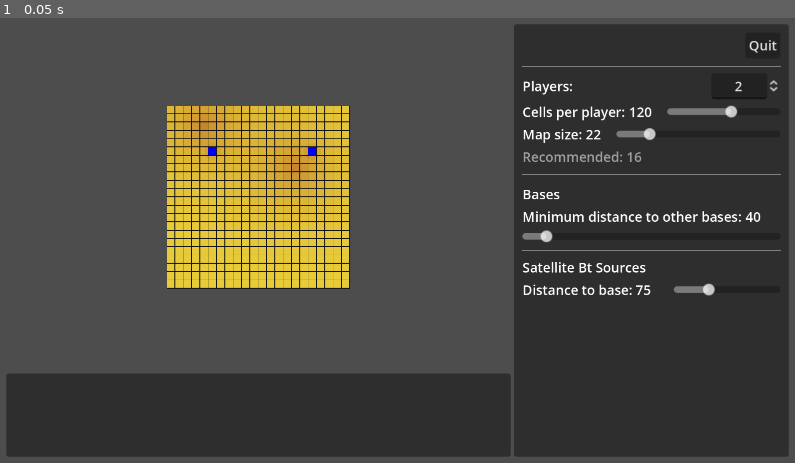
Above: before the commit, frame 1.
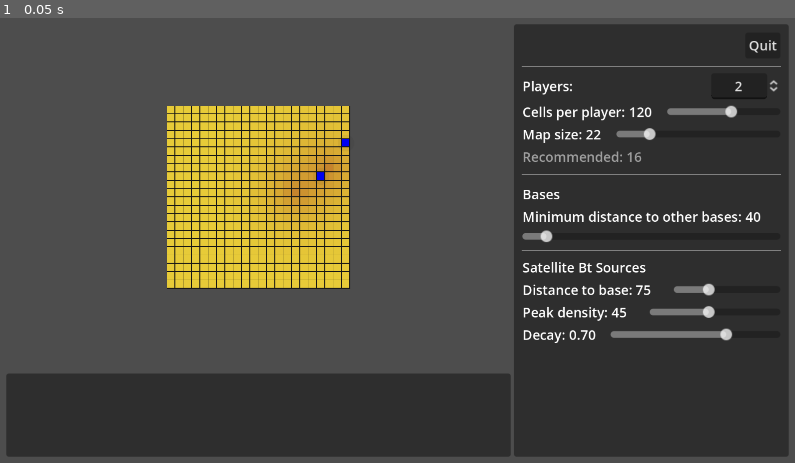
Above: after the commit, the same moment.

Repository: wadcom/kisarra-mapgen
Game: Godot game, scene res://main.tscn
The game is run twice, just before and just after one commit, with the same random seed, the same clock (stepped at 60 frames per second) and the same inputs.
Inputs:
- Up to frame 1 (0.05 s): no input

The runs differ from the first frame. In frame 1, 1.5% of the frame differs, in the area x 22-93%, y 19-74%.

Commit message:
Expose Bt peak density and decay as parameters

Diff:
--- a/map_area.gd
+++ b/map_area.gd
@@ -23,8 +23,7 @@
 
 
 func _calculate_bt_density(params, bt_positions):
-	var content = 50
-	var decay_factor = 0.75
+	var decay_factor = params.satellite_bt.decay
 
 	var total_bt = []
 	for x in params.map_size:
@@ -34,7 +33,7 @@
 			var t = 0.0
 			for bt_p in bt_positions:
 				var d = bt_p.distance_to(p)
-				t += content * pow(decay_factor, d)
+				t += params.satellite_bt.peak_density * pow(decay_factor, d)
 
 			total_bt.append(int(t))
 
--- a/side_panel.gd
+++ b/side_panel.gd
@@ -7,7 +7,7 @@
 	cells_per_player = 120,
 	map_size = 22,
 	players_qty = 2,
-	satellite_bt = { distance_to_base = 75 },
+	satellite_bt = { decay = 0.7, distance_to_base = 75, peak_density = 45 },
 }
 
 
@@ -18,7 +18,9 @@
 
 	%BaseDistanceToOtherBasesSlider.value = _params.base_placement.min_dist_to_other_bases
 
+	%SatelliteBtDecaySlider.value = _params.satellite_bt.decay
 	%SatelliteBtDistanceToBaseSlider.value = _params.satellite_bt.distance_to_base
+	%SatelliteBtPeakDensitySlider.value = _params.satellite_bt.peak_density
 
 	_update_labels()
 
@@ -51,8 +53,20 @@
 	parameters_changed.emit(_params)
 
 
+func _on_satellite_bt_decay_value_changed(value):
+	_params.satellite_bt.decay = value
+	_update_labels()
+	parameters_changed.emit(_params)
+
+
 func _on_satellite_bt_distance_to_base_value_changed(value):
 	_params.satellite_bt.distance_to_base = int(value)
+	_update_labels()
+	parameters_changed.emit(_params)
+
+
+func _on_satellite_bt_peak_density_value_changed(value):
+	_params.satellite_bt.peak_density = int(value)
 	_update_labels()
 	parameters_changed.emit(_params)
 
@@ -65,4 +79,6 @@
 
 	%BaseDistanceToOtherBasesLabel.text = str(_params.base_placement.min_dist_to_other_bases)
 
+	%SatelliteBtDecayLabel.text = "%.2f" % [_params.satellite_bt.decay]
 	%SatelliteBtDistanceToBaseLabel.text = str(_params.satellite_bt.distance_to_base)
+	%SatelliteBtPeakDensityLabel.text = str(_params.satellite_bt.peak_density)
--- a/side_panel.tscn
+++ b/side_panel.tscn
@@ -148,23 +148,23 @@
 layout_mode = 2
 text = "Satellite Bt Sources"
 
-[node name="SatelliteBtControls" type="HBoxContainer" parent="."]
-layout_mode = 2
-
-[node name="Label" type="Label" parent="SatelliteBtControls"]
+[node name="SatelliteBtDistanceToBaseControls" type="HBoxContainer" parent="."]
+layout_mode = 2
+
+[node name="Label" type="Label" parent="SatelliteBtDistanceToBaseControls"]
 layout_mode = 2
 text = "Distance to base:"
 
-[node name="SatelliteBtDistanceToBaseLabel" type="Label" parent="SatelliteBtControls"]
-unique_name_in_owner = true
-custom_minimum_size = Vector2(28, 2.08165e-12)
-layout_mode = 2
-
-[node name="Control" type="Control" parent="SatelliteBtControls"]
-custom_minimum_size = Vector2(10, 2.08165e-12)
-layout_mode = 2
-
-[node name="SatelliteBtDistanceToBaseSlider" type="HSlider" parent="SatelliteBtControls"]
+[node name="SatelliteBtDistanceToBaseLabel" type="Label" parent="SatelliteBtDistanceToBaseControls"]
+unique_name_in_owner = true
+custom_minimum_size = Vector2(28, 2.08165e-12)
+layout_mode = 2
+
+[node name="Control" type="Control" parent="SatelliteBtDistanceToBaseControls"]
+custom_minimum_size = Vector2(10, 2.08165e-12)
+layout_mode = 2
+
+[node name="SatelliteBtDistanceToBaseSlider" type="HSlider" parent="SatelliteBtDistanceToBaseControls"]
 unique_name_in_owner = true
 layout_mode = 2
 size_flags_horizontal = 3
@@ -172,10 +172,60 @@
 min_value = 20.0
 max_value = 200.0
 value = 20.0
+
+[node name="SatelliteBtPeakDensityControls" type="HBoxContainer" parent="."]
+layout_mode = 2
+
+[node name="Label" type="Label" parent="SatelliteBtPeakDensityControls"]
+layout_mode = 2
+text = "Peak density:"
+
+[node name="SatelliteBtPeakDensityLabel" type="Label" parent="SatelliteBtPeakDensityControls"]
+unique_name_in_owner = true
+custom_minimum_size = Vector2(28, 2.08165e-12)
+layout_mode = 2
+text = "999"
+
+[node name="Control" type="Control" parent="SatelliteBtPeakDensityControls"]
+custom_minimum_size = Vector2(10, 2.08165e-12)
+layout_mode = 2
+
+[node name="SatelliteBtPeakDensitySlider" type="HSlider" parent="SatelliteBtPeakDensityControls"]
+unique_name_in_owner = true
+layout_mode = 2
+size_flags_horizontal = 3
+size_flags_vertical = 4
+
+[node name="SatelliteBtDecayControls" type="HBoxContainer" parent="."]
+layout_mode = 2
+
+[node name="Label" type="Label" parent="SatelliteBtDecayControls"]
+layout_mode = 2
+text = "Decay:"
+
+[node name="SatelliteBtDecayLabel" type="Label" parent="SatelliteBtDecayControls"]
+unique_name_in_owner = true
+custom_minimum_size = Vector2(32, 2.08165e-12)
+layout_mode = 2
+text = "0.99"
+
+[node name="Control" type="Control" parent="SatelliteBtDecayControls"]
+custom_minimum_size = Vector2(10, 2.08165e-12)
+layout_mode = 2
+
+[node name="SatelliteBtDecaySlider" type="HSlider" parent="SatelliteBtDecayControls"]
+unique_name_in_owner = true
+layout_mode = 2
+size_flags_horizontal = 3
+size_flags_vertical = 4
+max_value = 1.0
+step = 0.05
 
 [connection signal="pressed" from="ButtonBar/QuitButton" to="." method="_on_quit_button_pressed"]
 [connection signal="value_changed" from="PlayersQuantityControls/PlayersQuantity" to="." method="_on_players_quantity_value_changed"]
 [connection signal="value_changed" from="CellsPerPlayerControl/CellsPerPlayer" to="." method="_on_cells_per_player_value_changed"]
 [connection signal="value_changed" from="MapSizeControls/Controls/MapSize" to="." method="_on_map_size_value_changed"]
 [connection signal="value_changed" from="BaseDistanceToOtherBasesSlider" to="." method="_on_base_distance_to_other_bases_value_changed"]
-[connection signal="value_changed" from="SatelliteBtControls/SatelliteBtDistanceToBaseSlider" to="." method="_on_satellite_bt_distance_to_base_value_changed"]
+[connection signal="value_changed" from="SatelliteBtDistanceToBaseControls/SatelliteBtDistanceToBaseSlider" to="." method="_on_satellite_bt_distance_to_base_value_changed"]
+[connection signal="value_changed" from="SatelliteBtPeakDensityControls/SatelliteBtPeakDensitySlider" to="." method="_on_satellite_bt_peak_density_value_changed"]
+[connection signal="value_changed" from="SatelliteBtDecayControls/SatelliteBtDecaySlider" to="." method="_on_satellite_bt_decay_value_changed"]
